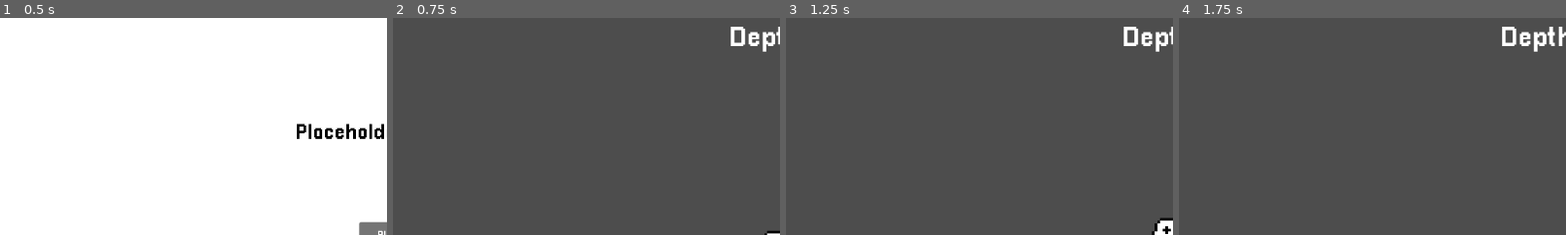
Above: before the commit, frames 1-4 (left to right).
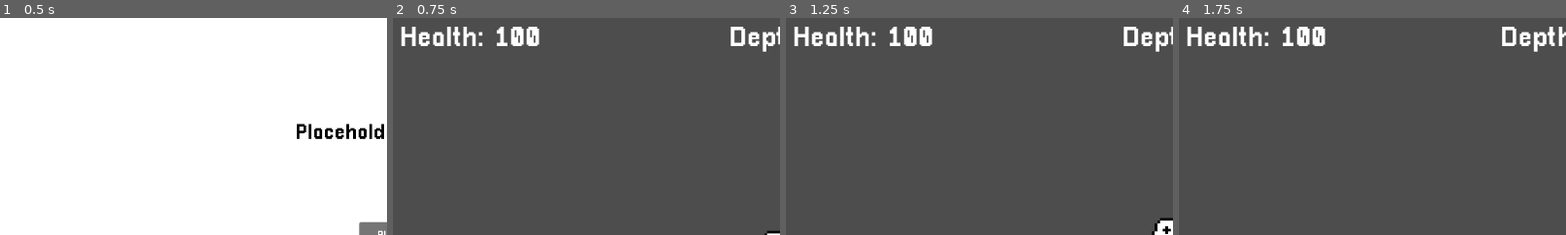
Above: after the commit, the same moments.

Repository: Deeeeelan/Campfire-Game
Game: Godot game, scene res://Scenes/Title Screen.tscn
Two runs of this game, one before a commit and one after it. Both use one fixed random seed, a clock stepped at 60 frames per second and the inputs below.
Inputs (mouse positions are % of the whole screen's width and height, from its top left):
- Up to frame 1 (0.5 s): no input
- Up to frame 2 (0.75 s): click "Play" at 0.5 s
- Up to frame 3 (1.25 s): no input
- Up to frame 4 (1.75 s): move the mouse to (72, 45) at 1.27 s; hold D (Right) from 1.28 s (still down); click (72, 45) at 1.42 s; tap W (Jump) at 1.52 s
The pictures show only the part of the screen within x 0-50%, y 0-50%; the shares and areas given below are measured in that part.

Frame 1 is identical in both runs. In frame 2, 1.8% of the frame differs, in the area x 2-38%, y 4-13%; in frame 3, 1.8%; in frame 4, 1.8%.

Commit message:
Add health stat

Diff:
--- a/Scenes/Game.tscn
+++ b/Scenes/Game.tscn
@@ -103,10 +103,12 @@
 
 [node name="TopBar" type="Control" parent="CanvasLayer/Control" unique_id=737471769]
 layout_mode = 1
-anchors_preset = 15
 anchor_right = 1.0
 anchor_bottom = 1.0
+offset_left = 10.0
 offset_top = 10.0
+offset_right = -10.0
+offset_bottom = -10.0
 grow_horizontal = 2
 grow_vertical = 2
 
@@ -122,3 +124,11 @@
 text = "Depth: 0"
 label_settings = SubResource("LabelSettings_7lihs")
 horizontal_alignment = 1
+
+[node name="HealthLabel" type="Label" parent="CanvasLayer/Control/TopBar" unique_id=2071723346]
+layout_mode = 1
+offset_right = 163.0
+offset_bottom = 43.0
+text = "Health: 0"
+label_settings = SubResource("LabelSettings_7lihs")
+horizontal_alignment = 1
--- a/Scripts/character_body_2d.gd
+++ b/Scripts/character_body_2d.gd
@@ -1,10 +1,10 @@
 extends CharacterBody2D
 
-
+@export var depth : int = 0
+@export var health : int = 100
 @export var speed = 120.0
 @export var jump_velocity = -180.0
 @export var lerp_speed = 10.0
-@export var depth : int = 0
 @export var zoom : float = 4.0
 
 var direction = 0.0
--- a/Scripts/gui_script.gd
+++ b/Scripts/gui_script.gd
@@ -25,3 +25,4 @@
 
 func _process(delta: float) -> void:
 	top_bar.get_node("DepthLabel").text = "Depth: " + str(player.depth)
+	top_bar.get_node("HealthLabel").text = "Health: " + str(player.health)
